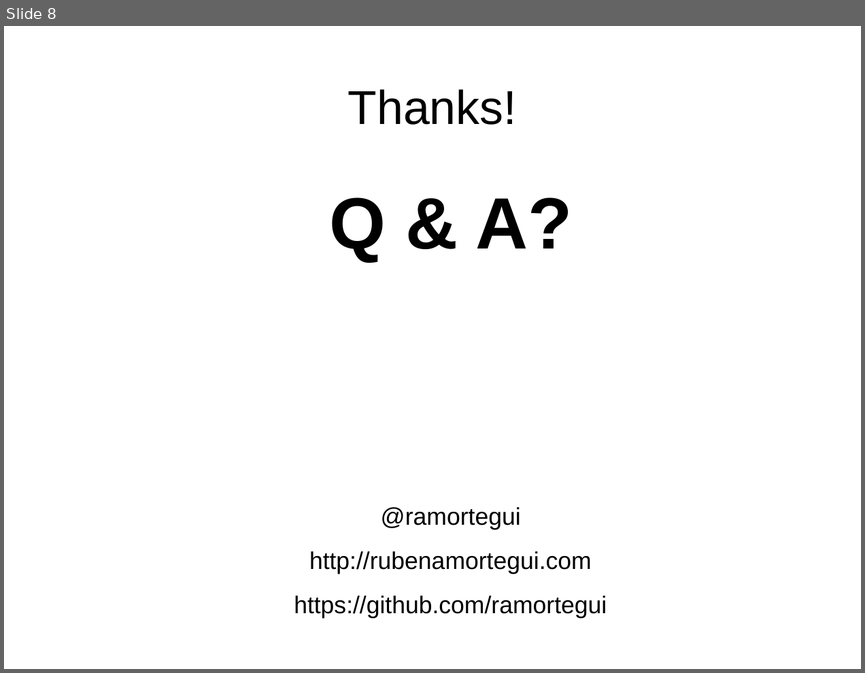
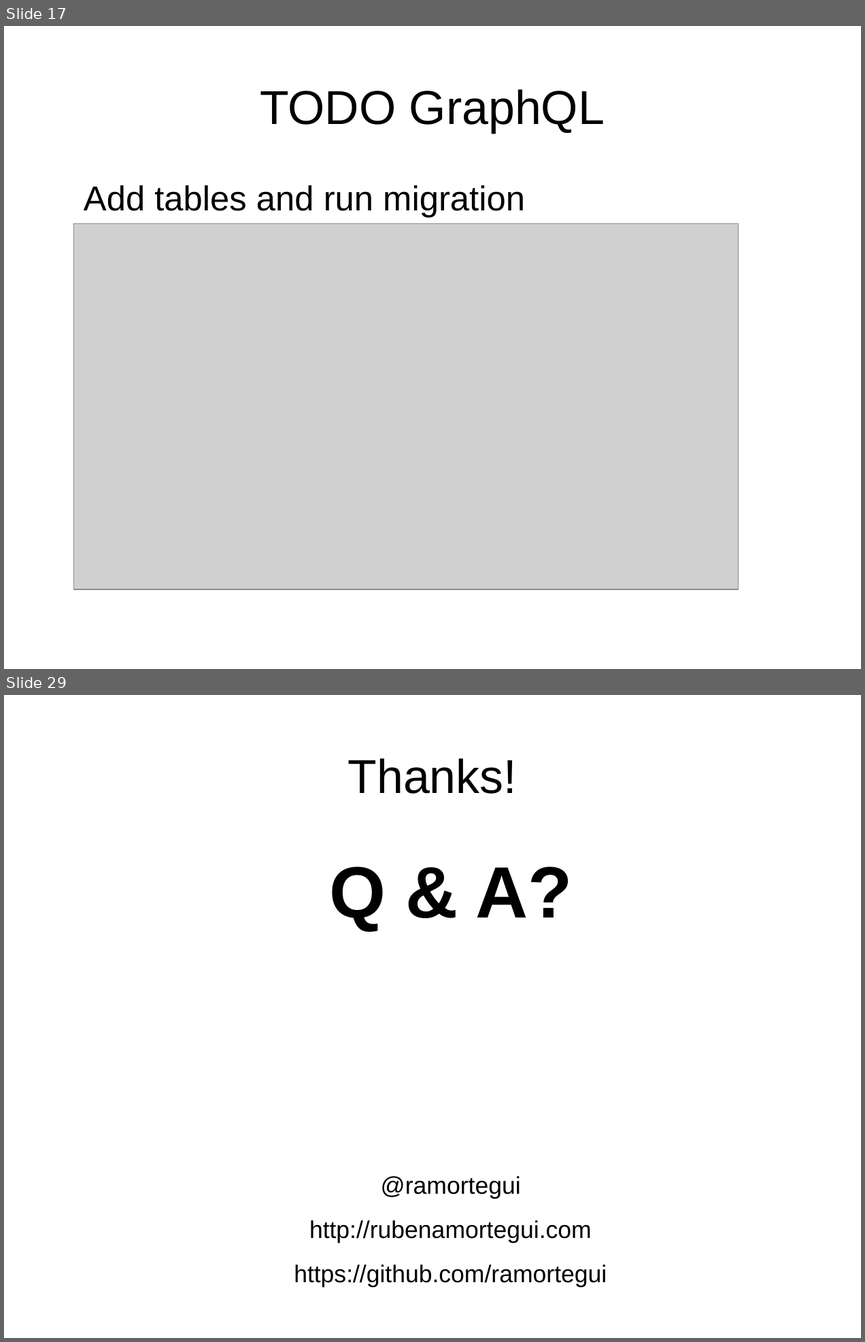
Before and after one commit to ramortegui/talks, a slide deck: elixir-absinthe-basics.odp. Shown one above the other, each under a label of ours: slide 8 before the commit, slides 17 and 29 after it; the slides between them are not shown. The pictures are 865x673 and 865x1342 pixels, drawn with LibreOffice and Linux fonts; fonts in the diff are those of the drawing; grey boxes stand for pictures. Boxes give left, top, right and bottom in pixels: in the first picture for what was removed or moved away, otherwise in the second. Text is boxed around its words. In the diff, an @@ line names an element or a change of style, - is before the commit and + after.

Commit message:
Update presentation and add sample images.

```diff
--- a/elixir-absinthe-basics.odp
+++ b/elixir-absinthe-basics.odp
@@ slide 17 added at (4, 26, 861, 669), background #FFFFFF @@
@@ title added at (260, 89, 604, 133), 44 pt, text #000000 @@
+TODO GraphQL
@@ text added at (84, 185, 525, 218), 32 pt, text #000000 @@
+Add tables and run migration
@@ picture added at (74, 223, 738, 589) @@
@@ what was slide 8 is now slide 29 @@
```
Also in this commit, not shown: 4 slides changed, 23 other slides added, 3 slides removed.
